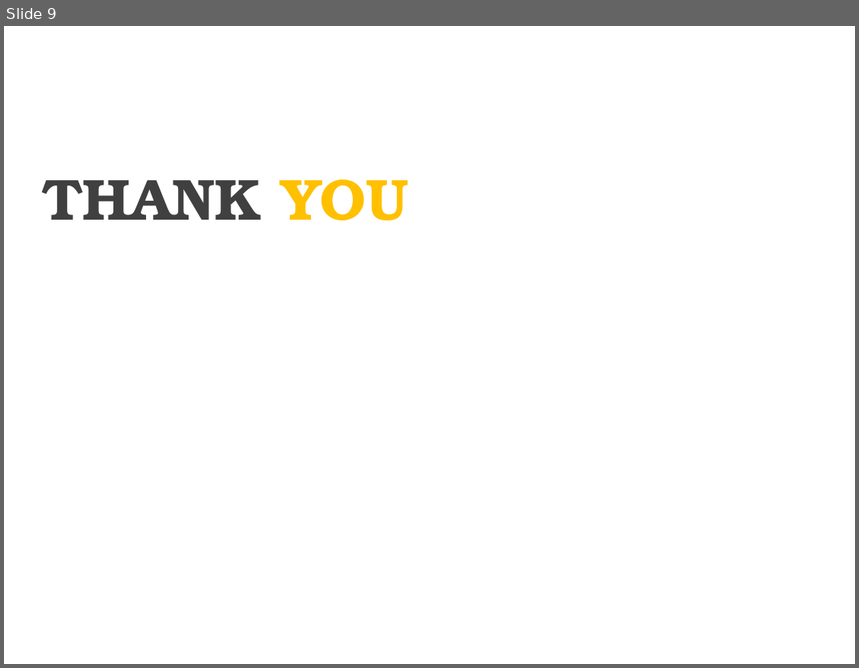
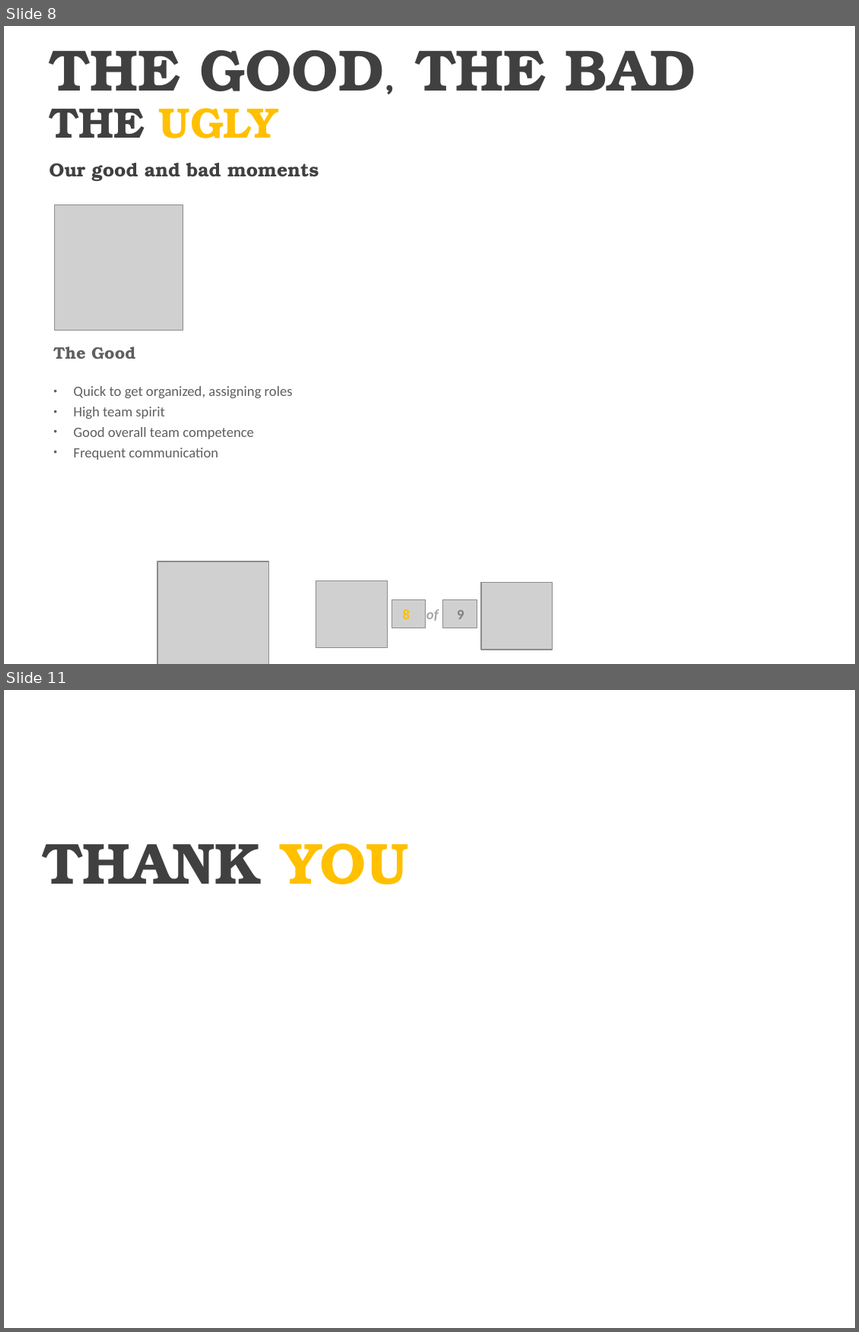
Before and after one commit to luringens/DoodleChess, a slide deck: docs/presentation/Presentasjon oblig3.pptx. Shown one above the other, each under a label of ours: slide 9 before the commit, slides 8 and 11 after it; the slides between them are not shown. The pictures are 859x668 and 859x1332 pixels, drawn with LibreOffice and Linux fonts; fonts in the diff are those of the drawing; grey boxes stand for pictures; background and template pictures are left out. Boxes give left, top, right and bottom in pixels: in the first picture for what was removed or moved away, otherwise in the second. Text is boxed around its words. In the diff, an @@ line names an element or a change of style, - is before the commit and + after.

```diff
--- a/docs/presentation/Presentasjon oblig3.pptx
+++ b/docs/presentation/Presentasjon oblig3.pptx
@@ slide 8 added at (4,26,855,664), background picture (left out) @@
@@ text added at (50,50,696,91), 49.3 pt, text #404040, bold @@
+THE GOOD, THE BAD
@@ text added at (49,108,278,138), 36 pt, text #FFC000, bold @@
+THE UGLY
@@ text added at (49,163,319,181), 16 pt, text #404040, bold @@
+Our good and bad moments
@@ picture added at (55,205,183,331) @@
@@ text added at (53,347,135,360), 14 pt, text #5F5F5F, bold @@
+The Good
@@ text added at (73,386,293,460), 12 pt, text #5F5F5F @@
+● Quick to get organized, assigning roles
+● High team spirit
+● Good overall team competence
+● Frequent communication
@@ picture added at (158,563,268,664) @@
@@ picture added at (316,581,387,648) @@
@@ picture added at (481,582,552,650) @@
@@ picture added at (392,601,427,629) @@
@@ text added at (403,610,410,620), 12 pt, text #FFC000, bold @@
+8
@@ text added at (427,610,439,621), 12 pt, text #A6A6A6, bold, italic @@
+of
@@ picture added at (443,601,477,629) @@
@@ text added at (457,610,464,620), 12 pt, text #808080, bold @@
+9
@@ what was slide 9 is now slide 11 @@
```
Also in this commit, not shown: 6 slides changed, 1 other slide added.
